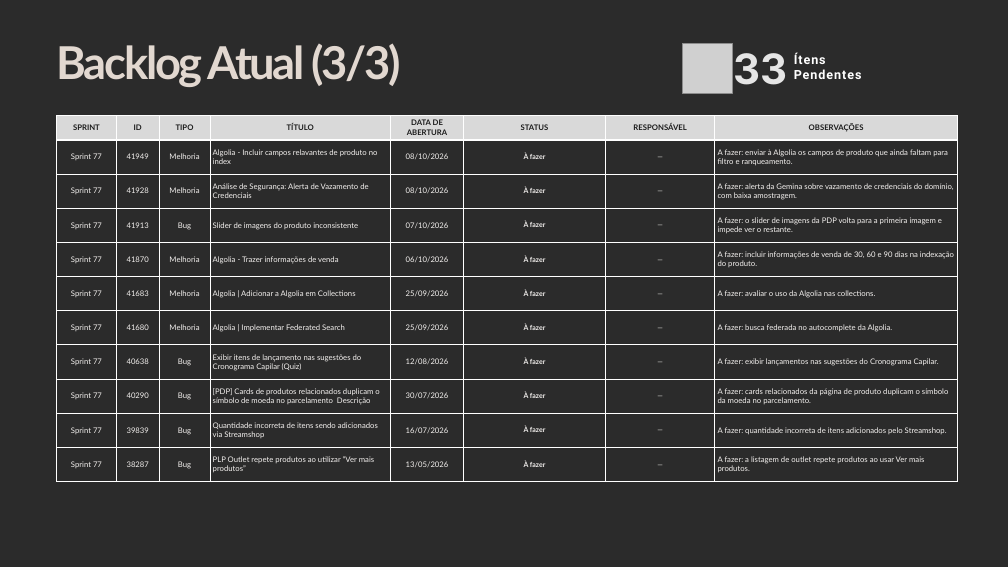
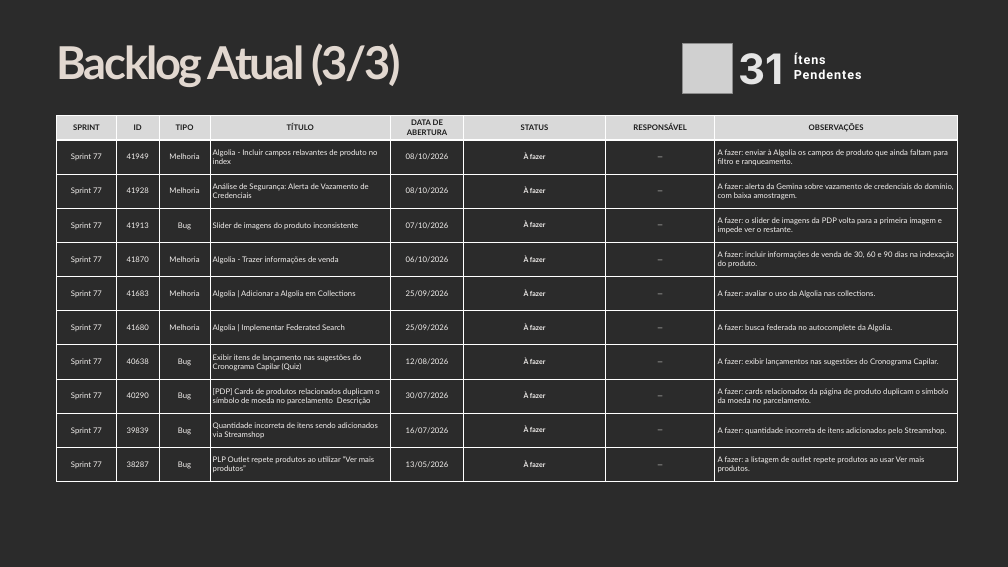
Before and after one commit to fabiovidart1985/vidart, a slide deck: slide 7 of Status Report - Salon Line - Setembro 2026 - rascunho.pptx. Drawn at 1008x567 pixels with LibreOffice and Linux fonts; fonts in the diff are those of the drawing; grey boxes stand for pictures; background and template pictures are left out; a plain dark background stands for a picture behind light text. Boxes give left, top, right and bottom in pixels: in the first picture for what was removed or moved away, otherwise in the second. Text is boxed around its words. In the diff, an @@ line names an element or a change of style, - is before the commit and + after.

```diff
--- a/Status Report - Salon Line - Setembro 2026 - rascunho.pptx
+++ b/Status Report - Salon Line - Setembro 2026 - rascunho.pptx
@@ text at <box>738,53,783,85</box>: text changed @@
-33
+31
```
Also in this commit, not shown: 2 other slides changed, 2 other files.
